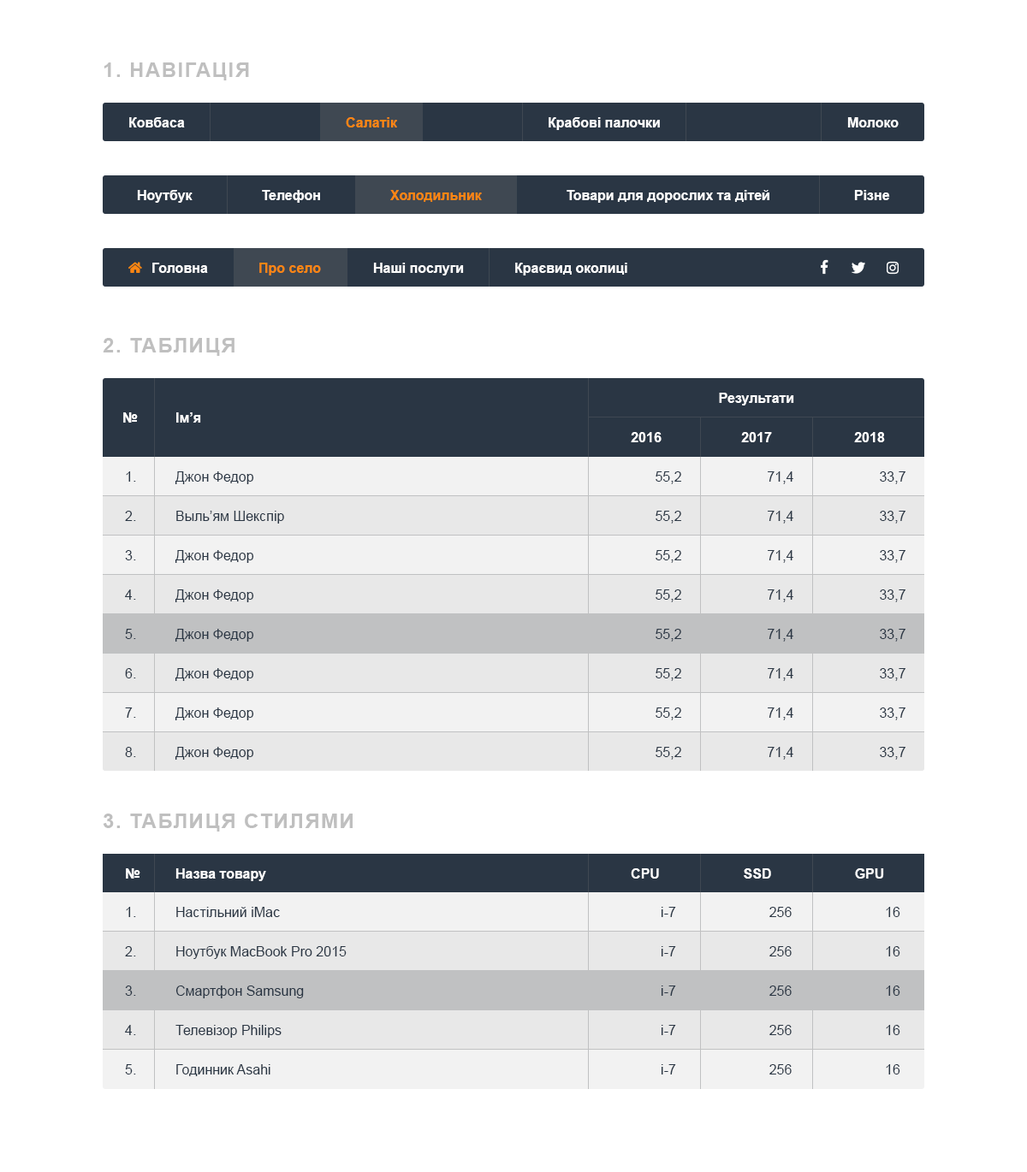
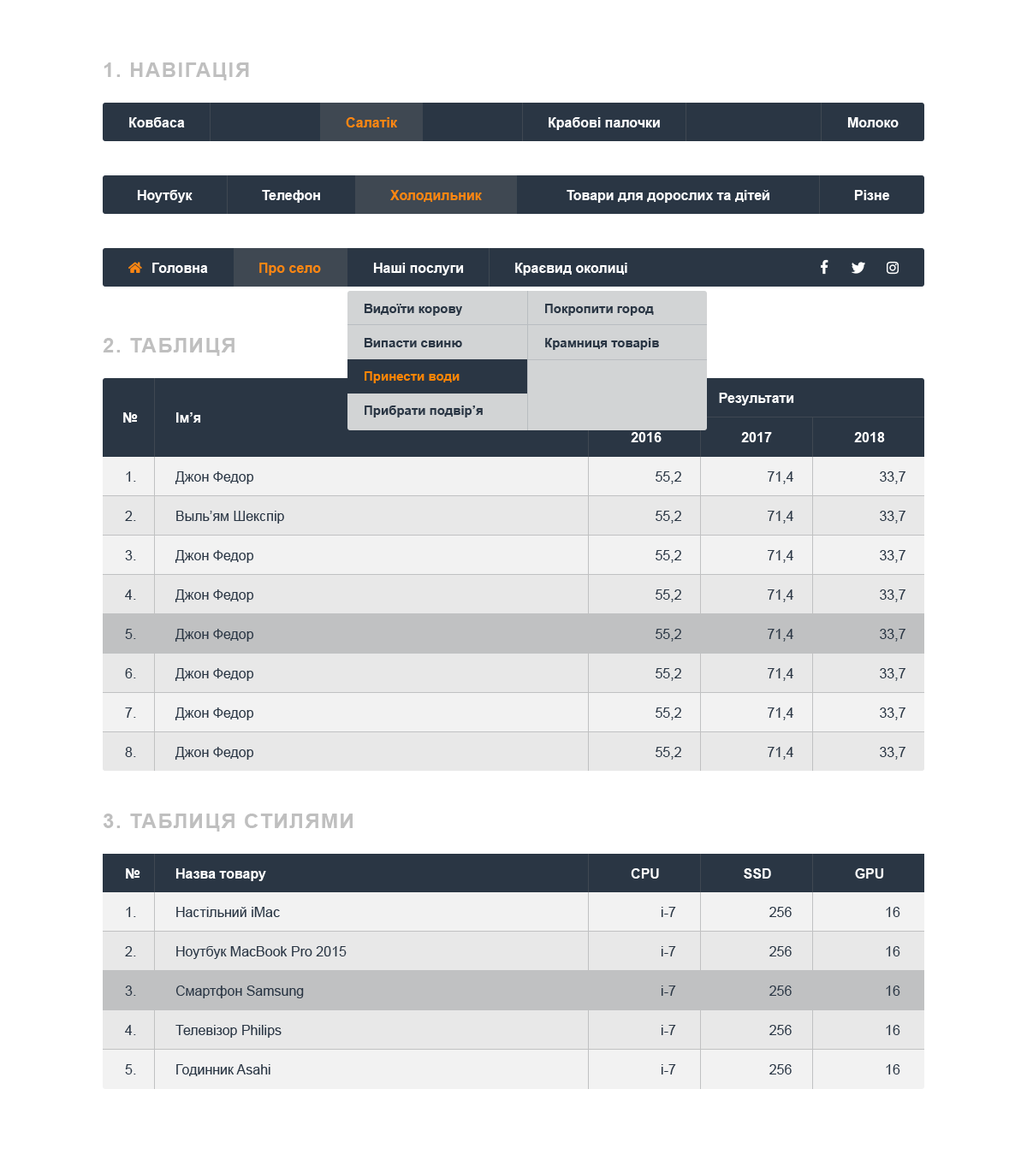
Comparing the layer stacks of the two 1027x1172 images. Changes:
painted on "Rectangle 1" (1st of 3, in "Navigation" › "menu 1" › "first line") over [129, 117, 899, 131]
painted on "Rectangle 2" (2nd of 4, in "Navigation" › "menu 2" › "first line") over [390, 189, 482, 202]
painted on "Rectangle 1" (2nd of 3, in "Navigation" › "menu 2" › "first line") over [136, 189, 890, 203]
showed group "submenu 2" (3rd of 3, in "Navigation" › "menu 3") (12 layers) over [347, 290, 707, 431]
painted on "Rectangle 4 copy 6" (4th of 5, in "Navigation" › "menu 3" › "submenu 2") over [347, 359, 528, 384]
painted on "Rectangle 3 copy" (4th of 5, in "Navigation" › "menu 3" › "submenu 2") over [347, 290, 707, 431]
painted on "Rectangle 1" (3rd of 3, in "Navigation" › "menu 3" › "first line") over [152, 262, 628, 276]
painted on "Rectangle 2 copy 4" (1st of 2, in "Table" › "row") over [124, 746, 906, 760]
painted on "Rectangle 2 copy 4" (2nd of 2, in "Table" › "row") over [124, 668, 906, 682]
painted on "Rectangle 2 copy 5" (1st of 2, in "Table" › "row hover") over [124, 628, 906, 642]
painted on "Rectangle 2 copy 3" (1st of 2, in "Table" › "row") over [124, 589, 906, 603]
painted on "Rectangle 2 copy 2" (1st of 3, in "Table" › "row") over [124, 510, 906, 524]
painted on "bg" (1st of 3, in "Table") over [124, 471, 906, 760]
painted on "Rectangle 2" (4th of 4, in "Table" › "title") over [123, 378, 885, 443]
painted on "Rectangle 2 copy 3" (2nd of 2, in "CSS Table" › "row") over [124, 1024, 901, 1038]
painted on "Rectangle 2 copy 5" (2nd of 2, in "CSS Table" › "row hover") over [124, 985, 901, 999]
painted on "Rectangle 2 copy 2" (2nd of 3, in "CSS Table" › "row") over [124, 946, 901, 960]
painted on "Rectangle 2 copy 2" (3rd of 3, in "CSS Table" › "title") over [125, 868, 884, 882]
painted on "bg" (2nd of 3, in "CSS Table") over [124, 906, 901, 1077]
painted on "bg" (3rd of 3) over [123, 117, 906, 1077]
…and 9 more changes (9 painted)
